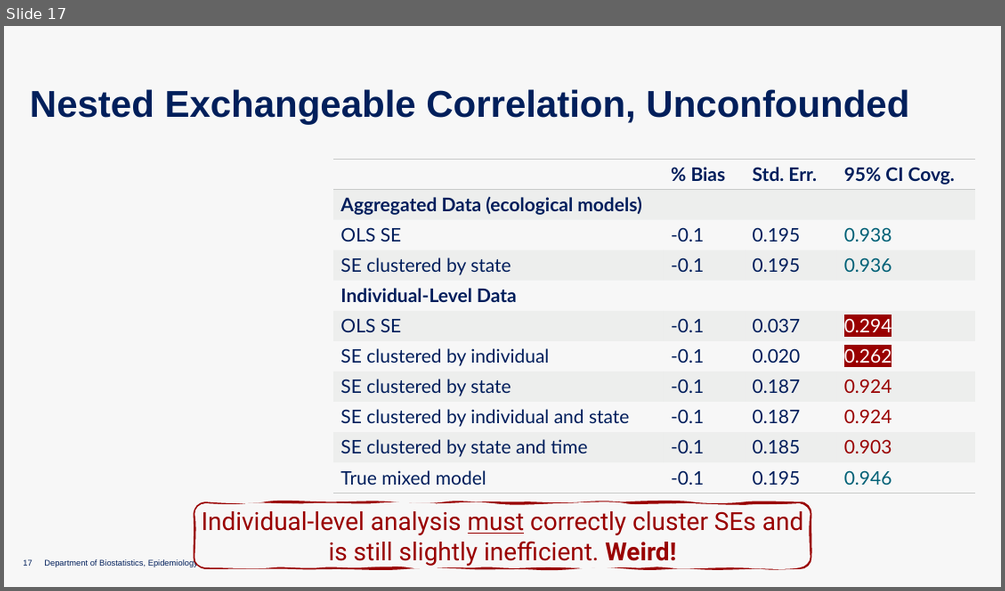
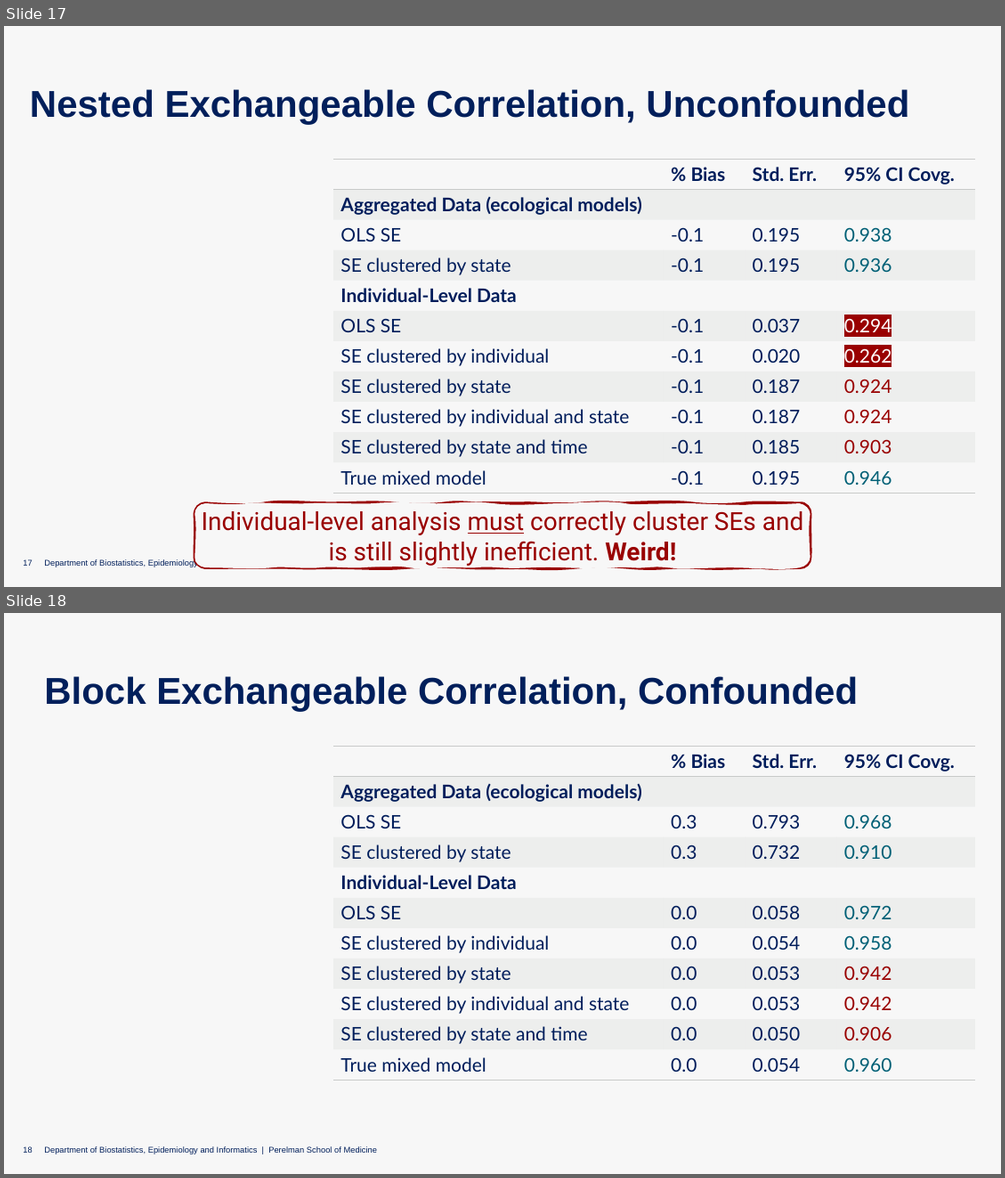
Before and after one commit to nickseewald/slides, a slide deck: seewaldSER2025.pptx. Shown one above the other, each under a label of ours: slide 17 before the commit, slides 17 and 18 after it. The pictures are 1005x591 and 1005x1178 pixels, drawn with LibreOffice and Linux fonts; fonts in the diff are those of the drawing; grey boxes stand for pictures; background and template pictures are left out. Boxes give left, top, right and bottom in pixels: in the first picture for what was removed or moved away, otherwise in the second. Text is boxed around its words. In the diff, an @@ line names an element or a change of style, - is before the commit and + after.

```diff
--- a/seewaldSER2025.pptx
+++ b/seewaldSER2025.pptx
@@ slide 18 added at (x1=4, y1=613, x2=1001, y2=1174), background #F7F7F7; not listed: 1 template element that a slide beside it also shows @@
@@ title added at (x1=44, y1=676, x2=858, y2=711), 36 pt, text #011F5B, bold @@
+Block Exchangeable Correlation, Confounded
@@ table added at (x1=334, y1=747, x2=975, y2=1079), 11 rows, 4 columns @@
+ | % Bias | Std. Err. | 95% CI Covg.
+Aggregated Data (ecological models) |  |  | 
+OLS SE | 0.3 | 0.793 | 0.968
+SE clustered by state | 0.3 | 0.732 | 0.910
+Individual-Level Data |  |  | 
+OLS SE | 0.0 | 0.058 | 0.972
+SE clustered by individual | 0.0 | 0.054 | 0.958
+SE clustered by state | 0.0 | 0.053 | 0.942
+SE clustered by individual and state | 0.0 | 0.053 | 0.942
+SE clustered by state and time | 0.0 | 0.050 | 0.906
+True mixed model | 0.0 | 0.054 | 0.960
@@ page number added at (x1=23, y1=1146, x2=32, y2=1152), 8 pt, text #011F5B @@
+18
```
Also in this commit, not shown: 2 slides changed, 1 other file.
